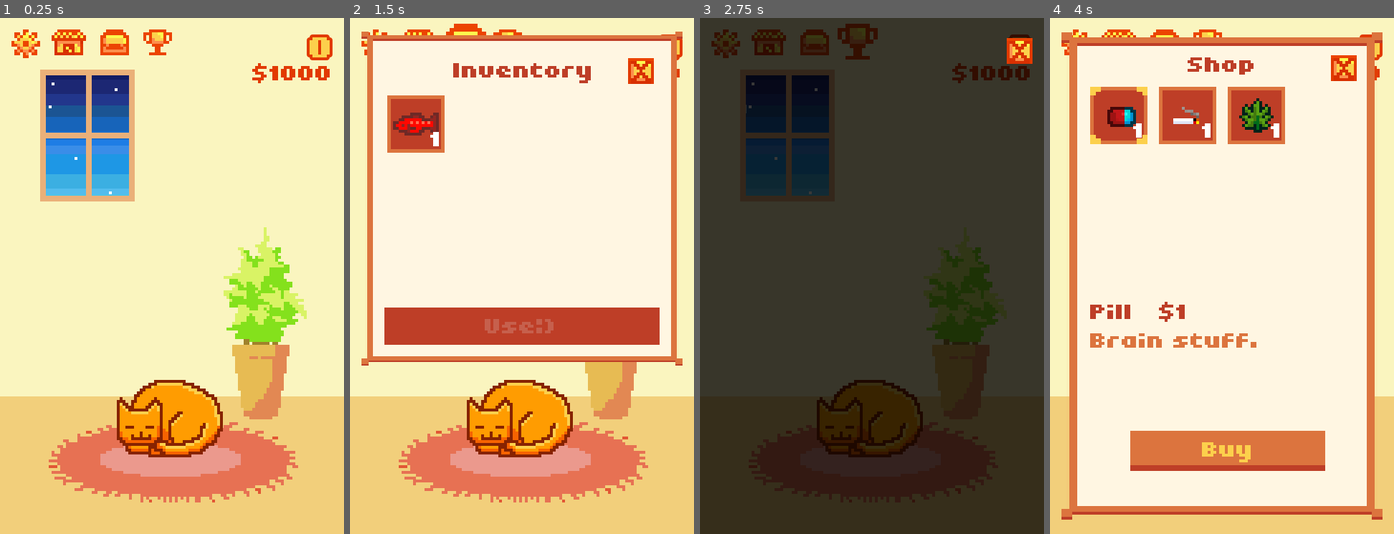
Above: before the commit, frames 1-4 (left to right).
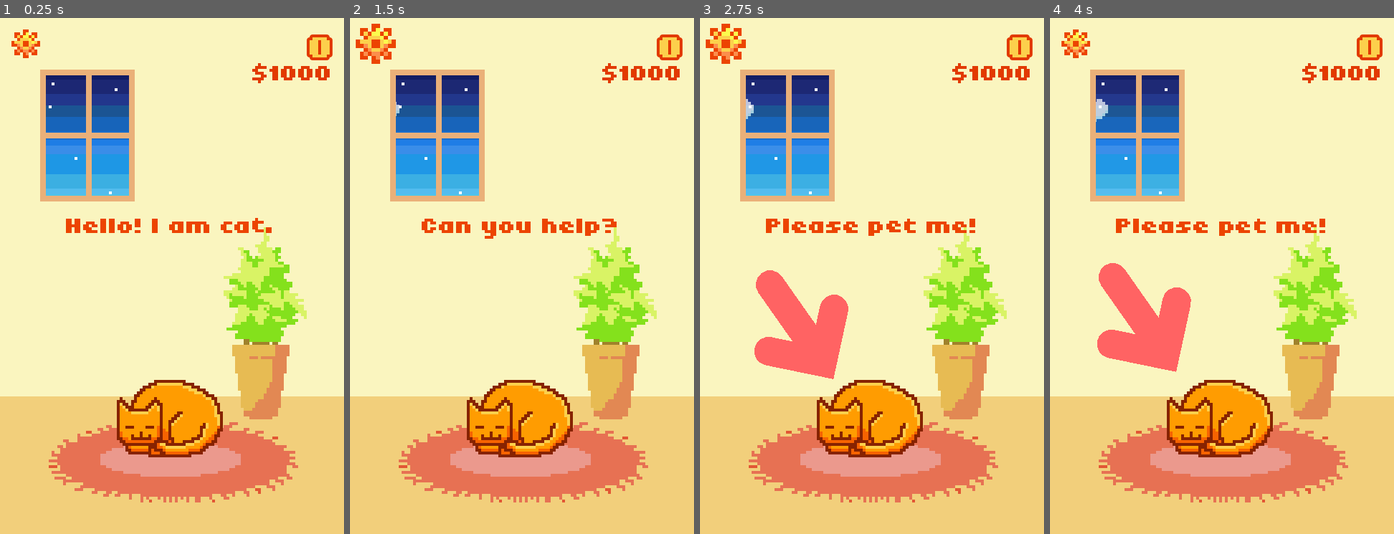
Above: after the commit, the same moments.

Repository: QueenChristina/cat-addiction
Game: Godot game, scene res://src/scenes/World.tscn
Same seed, same stepped clock (60 frames per second), same inputs: the game is played once before the commit and once after it.
Inputs (mouse positions are in pixels of both pictures, inside the frame that each line leads up to; where the layout moved, square brackets give the same spot in the first picture):
- Up to frame 1 (0.25 s): no input
- Up to frame 2 (1.5 s): click (377, 43) [418, 43] at 0.5 s; click (377, 43) [463, 43] at 1.25 s
- Up to frame 3 (2.75 s): click (727, 43) [858, 43] at 2 s
- Up to frame 4 (4 s): click (1077, 43) [1118, 43] at 2.75 s; click (1118, 116) at 3.5 s, where only the run before the commit has a clickable "1"

The runs differ from the first frame. In frame 1, 1.9% of the frame differs, in the area x 15-79%, y 2-42%; in frame 2, 58%; in frame 3, 100%, in the area x 0-100%, y 0-100%; in frame 4, 81%.

Commit message:
Update intro animation to cat walk to get cigs

Diff:
--- a/src/items/bag.gd
+++ b/src/items/bag.gd
@@ -70,12 +70,10 @@
 			button_use.text = "Unequip"
 			# Swap with currently equipped item and add back to inventory
 			var old_equipped_id = Globals.equipped[selected_item.type]
-			Globals.equipped[selected_item.type] = selected_item.id
 			emit_signal("equip", selected_item.id, selected_item.type)
 		elif button_use.text == "Unequip":
 			button_use.text = "Equip"
 			emit_signal("unequip", selected_item.type)
-			Globals.equipped[selected_item.type] = ""
 
 ## Hacky workaround with UIs to hide when click off of bag
 #func _on_HideButton_pressed():
--- /dev/null
+++ b/src/money/MoneyController.gd
@@ -0,0 +1,16 @@
+extends Node2D
+
+
+# Declare member variables here. Examples:
+# var a = 2
+# var b = "text"
+
+
+# Called when the node enters the scene tree for the first time.
+func _ready():
+	pass # Replace with function body.
+
+
+# Called every frame. 'delta' is the elapsed time since the previous frame.
+#func _process(delta):
+#	pass
--- a/src/player/Cat.gd
+++ b/src/player/Cat.gd
@@ -48,7 +48,7 @@
 	Globals.score += 1
 	set_shake(true)
 	_on_play_sound("chonk", rand_range(0.95, 1.05))
-	if rand_range(0, 1) < chance_meow and state != States.MEOWING:
+	if rand_range(0, 1) < chance_meow and state != States.MEOWING and state != States.WALKING:
 		_change_state(States.MEOWING)
 	# Spawn love and money
 	var new_spark = love.instance()
@@ -146,6 +146,7 @@
 
 func _on_equip(item_id, item_type):
 #	print("Equipped " + item_id)
+	Globals.equipped[item_type] = item_id
 	if item_type == "hat":
 		hat_decor.animation = item_id # Assume matches item id
 	elif item_type == "mouth":
@@ -156,6 +157,7 @@
 		print("EQUIP: did not implement equipping item type " + item_id)
 
 func _on_unequip(item_type):
+	Globals.equipped[item_type] = ""
 	if item_type == "hat":
 		hat_decor.animation = "default"
 	elif item_type == "mouth":
--- a/src/player/Cat.tscn
+++ b/src/player/Cat.tscn
@@ -69,7 +69,7 @@
 "speed": 5.0
 }, {
 "frames": [ SubResource( 8 ), SubResource( 9 ), SubResource( 10 ), SubResource( 11 ) ],
-"loop": false,
+"loop": true,
 "name": "meow",
 "speed": 5.0
 } ]
@@ -151,7 +151,8 @@
 
 [node name="Sprite" type="AnimatedSprite" parent="Base/ShakeBase"]
 frames = SubResource( 12 )
-animation = "sleep"
+animation = "walk"
+frame = 1
 playing = true
 
 [node name="BodyDecor" parent="Base/ShakeBase" instance=ExtResource( 4 )]
--- a/src/player/Globals.gd
+++ b/src/player/Globals.gd
@@ -6,10 +6,10 @@
 var bank = 1000 # amount of money
 var score = 0 setget set_score
 export var chance_get_money = 0.1 # TODO: increase with upgrades, change money spawns when click cat
-var inventory = {"clicker" : 0, "redHerring" : 1} # Format of item_id : amount
+var inventory = {"clicker" : 0, "cig" : 1} # Format of item_id : amount
 var equipped = {"hat" : "", "mouth" : "", "body" : ""} # Equipped items of format type : item_id
 var items = {} # Database of all items
-var buyable_items = {"pill" : 1, "weed" : 1, "cig" : 1} # List of buyable items
+var buyable_items = {"pill" : 1, "weed" : 1} # List of buyable items
 
 var all_items = {	 # Special items
 					"clicker" : INF,
--- a/src/scenes/World.tscn
+++ b/src/scenes/World.tscn
@@ -16,6 +16,7 @@
 [ext_resource path="res://src/shop/Shop_Panel.tscn" type="PackedScene" id=14]
 [ext_resource path="res://assets/audio/274119__trollox-78__hit-someting.mp3" type="AudioStream" id=15]
 [ext_resource path="res://assets/ui/gear.png" type="Texture" id=16]
+[ext_resource path="res://src/money/MoneyController.gd" type="Script" id=17]
 [ext_resource path="res://assets/ui/achievenment.png" type="Texture" id=18]
 [ext_resource path="res://src/ui/AchievementsController.gd" type="Script" id=19]
 [ext_resource path="res://assets/player/cat.png" type="Texture" id=20]
@@ -126,7 +127,6 @@
 
 [sub_resource type="Animation" id=13]
 resource_name = "Intro"
-loop = true
 tracks/0/type = "value"
 tracks/0/path = NodePath("Tutorial/BlockInput:visible")
 tracks/0/interp = 1
@@ -222,6 +222,54 @@
 "transitions": PoolRealArray( 1 ),
 "update": 1,
 "values": [ true ]
+}
+tracks/8/type = "value"
+tracks/8/path = NodePath("Cat/Base/ShakeBase/MouthDecor:animation")
+tracks/8/interp = 1
+tracks/8/loop_wrap = true
+tracks/8/imported = false
+tracks/8/enabled = true
+tracks/8/keys = {
+"times": PoolRealArray( 0 ),
+"transitions": PoolRealArray( 1 ),
+"update": 1,
+"values": [ "default" ]
+}
+tracks/9/type = "value"
+tracks/9/path = NodePath("Cat/Base/ShakeBase/Sprite:animation")
+tracks/9/interp = 1
+tracks/9/loop_wrap = true
+tracks/9/imported = false
+tracks/9/enabled = true
+tracks/9/keys = {
+"times": PoolRealArray( 0 ),
+"transitions": PoolRealArray( 1 ),
+"update": 1,
+"values": [ "sleep" ]
+}
+tracks/10/type = "value"
+tracks/10/path = NodePath("Cat:scale")
+tracks/10/interp = 1
+tracks/10/loop_wrap = true
+tracks/10/imported = false
+tracks/10/enabled = true
+tracks/10/keys = {
+"times": PoolRealArray( 0 ),
+"transitions": PoolRealArray( 1 ),
+"update": 0,
+"values": [ Vector2( 1, 1 ) ]
+}
+tracks/11/type = "value"
+tracks/11/path = NodePath("Cat:position")
+tracks/11/interp = 1
+tracks/11/loop_wrap = true
+tracks/11/imported = false
+tracks/11/enabled = true
+tracks/11/keys = {
+"times": PoolRealArray( 0 ),
+"transitions": PoolRealArray( 1 ),
+"update": 0,
+"values": [ Vector2( 58.8657, 136.164 ) ]
 }
 
 [sub_resource type="Animation" id=25]
@@ -338,6 +386,56 @@
 "update": 1,
 "values": [ "Click here to buy and use drugs! :)" ]
 }
+tracks/7/type = "value"
+tracks/7/path = NodePath("Cat:position")
+tracks/7/interp = 1
+tracks/7/loop_wrap = true
+tracks/7/imported = false
+tracks/7/enabled = true
+tracks/7/keys = {
+"times": PoolRealArray( 0, 3, 4.4 ),
+"transitions": PoolRealArray( 1, 1, 1 ),
+"update": 0,
+"values": [ Vector2( 58.8657, 136.164 ), Vector2( 160.366, 137.164 ), Vector2( 58.8657, 136.164 ) ]
+}
+tracks/8/type = "value"
+tracks/8/path = NodePath("Cat/Base/ShakeBase/Sprite:animation")
+tracks/8/interp = 1
+tracks/8/loop_wrap = true
+tracks/8/imported = false
+tracks/8/enabled = true
+tracks/8/keys = {
+"times": PoolRealArray( 0, 0.9, 1.5, 2.4, 3.1, 3.8, 4.4 ),
+"transitions": PoolRealArray( 1, 1, 1, 1, 1, 1, 1 ),
+"update": 1,
+"values": [ "walk", "walk", "walk", "walk", "walk", "walk", "stand" ]
+}
+tracks/9/type = "value"
+tracks/9/path = NodePath("Cat:scale")
+tracks/9/interp = 1
+tracks/9/loop_wrap = true
+tracks/9/imported = false
+tracks/9/enabled = true
+tracks/9/keys = {
+"times": PoolRealArray( 0, 3 ),
+"transitions": PoolRealArray( 1, 1 ),
+"update": 1,
+"values": [ Vector2( 1, 1 ), Vector2( -1, 1 ) ]
+}
+tracks/10/type = "method"
+tracks/10/path = NodePath("Cat")
+tracks/10/interp = 1
+tracks/10/loop_wrap = true
+tracks/10/imported = false
+tracks/10/enabled = true
+tracks/10/keys = {
+"times": PoolRealArray( 3 ),
+"transitions": PoolRealArray( 1 ),
+"values": [ {
+"args": [ "cig", "mouth" ],
+"method": "_on_equip"
+} ]
+}
 
 [sub_resource type="Animation" id=24]
 resource_name = "Intro_objective"
@@ -463,10 +561,10 @@
 tracks/4/imported = false
 tracks/4/enabled = true
 tracks/4/keys = {
-"times": PoolRealArray( 0.5, 4 ),
-"transitions": PoolRealArray( 1, 1 ),
-"update": 1,
-"values": [ true, false ]
+"times": PoolRealArray( 0, 0.5, 4 ),
+"transitions": PoolRealArray( 1, 1, 1 ),
+"update": 1,
+"values": [ false, true, false ]
 }
 tracks/5/type = "value"
 tracks/5/path = NodePath("Tutorial/PanelContainer/Label:text")
@@ -652,6 +750,13 @@
 [node name="Cat" parent="." instance=ExtResource( 7 )]
 position = Vector2( 58.8657, 136.164 )
 
+[node name="Sprite" parent="Cat/Base/ShakeBase" index="0"]
+animation = "sleep"
+frame = 0
+
+[node name="Money" type="Node2D" parent="."]
+script = ExtResource( 17 )
+
 [node name="AutoClickers" type="Node2D" parent="."]
 script = ExtResource( 25 )
 
@@ -685,7 +790,7 @@
 
 [node name="Arrow" type="Node2D" parent="Tutorial"]
 visible = false
-position = Vector2( 1.57286, 1.57286 )
+position = Vector2( 1.73047, 1.73047 )
 
 [node name="Line2D" type="Line2D" parent="Tutorial/Arrow"]
 position = Vector2( -3.23239, 2.56052 )
@@ -851,8 +956,8 @@
 
 [node name="AchievementsButton" type="TextureButton" parent="UI/Margin/TopInfo"]
 visible = false
-margin_left = 46.0
-margin_right = 56.0
+margin_left = 14.0
+margin_right = 24.0
 margin_bottom = 10.0
 texture_normal = ExtResource( 18 )
 script = ExtResource( 26 )
@@ -1058,6 +1163,7 @@
 make_visible_on_click = NodePath("..")
 
 [node name="AnimationPlayer" type="AnimationPlayer" parent="."]
+autoplay = "Intro"
 anims/Intro = SubResource( 13 )
 anims/Intro_call2action = SubResource( 25 )
 anims/Intro_ending1 = SubResource( 31 )
@@ -1074,6 +1180,7 @@
 [node name="AnimationTree" type="AnimationTree" parent="AnimationPlayer"]
 tree_root = SubResource( 20 )
 anim_player = NodePath("..")
+active = true
 parameters/playback = SubResource( 21 )
 
 [connection signal="end_tutorial" from="Cat" to="AnimationPlayer" method="_on_Cat_end_tutorial"]
--- a/src/scenes/WorldAnimationPlayer.gd
+++ b/src/scenes/WorldAnimationPlayer.gd
@@ -9,21 +9,23 @@
 # Called when the node enters the scene tree for the first time.
 func _ready():
 	state_machine = tree["parameters/playback"]
-	self.play("default") # Delete when ship game. for tutorial
+#	self.play("default") # Delete when ship game. for tutorial
 
 	# UNCOMMENT WHEN SHIP GAME!!! TUTORIAL ... and set Intro animation to <A] autoplay and Tree to active
-#func _input(event):
-#	if event is InputEventMouse and event.is_action_pressed("click"):
-#		if curr_index < intro_seq.size():
-#			state_machine.travel(intro_seq[curr_index])
-#			curr_index += 1
-#		else:
-#			pass
-#
-#func _on_Cat_woke_up():
-#	# Score == 1
-#	state_machine.travel("Intro_thanks")
-#	yield(get_tree().create_timer(1), "timeout")
-#
-#func _on_Cat_end_tutorial():
-#	state_machine.travel("Intro_ending1")
+func _input(event):
+	if event is InputEventMouse and event.is_action_pressed("click"):
+		if curr_index < intro_seq.size():
+			state_machine.travel(intro_seq[curr_index])
+			curr_index += 1
+		else:
+			pass
+
+func _on_Cat_woke_up():
+	# Score == 1
+	state_machine.travel("Intro_thanks")
+	yield(get_tree().create_timer(1), "timeout")
+
+func _on_Cat_end_tutorial():
+	state_machine.travel("Intro_ending1")
+	tree.active = false
+	self.play("Intro_ending1")
Not shown: 1 places in src/scenes/World.tscn that only renumber resources
